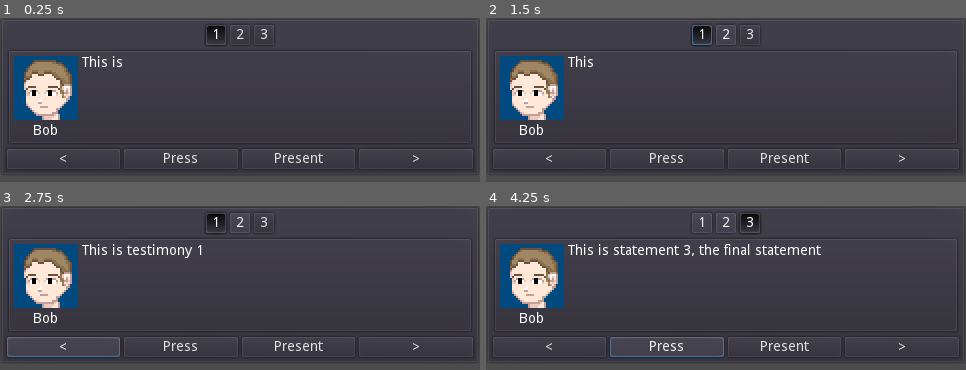
Above: before the commit, frames 1-4 (two rows, left to right).
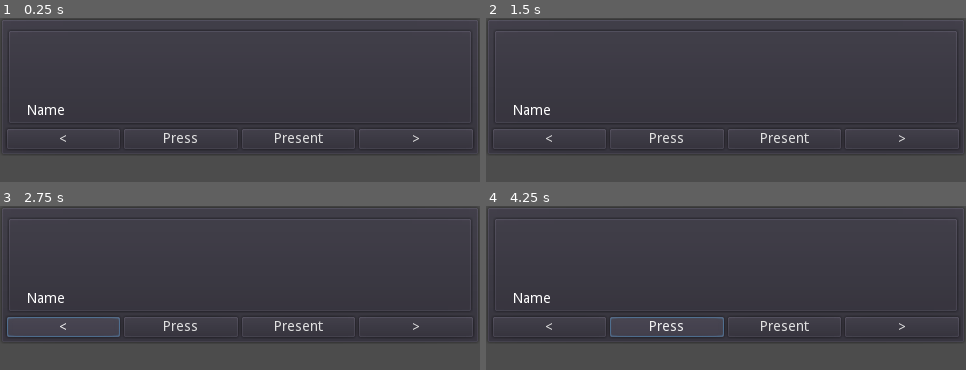
Above: after the commit, the same moments.

Repository: Crystalwarrior/chatgame
Game: Godot game, scene res://scenes/TestimonyContainer.tscn
The game is run twice, just before and just after one commit, with the same random seed, the same clock (stepped at 60 frames per second) and the same inputs. This scene is started directly instead of the project's main scene.
Inputs (mouse positions are in pixels of both pictures, inside the frame that each line leads up to):
- Up to frame 1 (0.25 s): no input
- Up to frame 2 (1.5 s): click (726, 34) at 0.5 s, where only the run before the commit has a clickable "2"; click (702, 34) at 1.25 s, where only the run before the commit has a clickable "1"
- Up to frame 3 (2.75 s): click "<" at 2 s
- Up to frame 4 (4.25 s): click (750, 222) at 2.75 s, where only the run before the commit has a clickable "3"; click "Press" at 3.5 s

The runs differ from the first frame. In frame 1, 10% of the frame differs, in the area x 1-99%, y 4-94%; in frame 2, 10%; in frame 3, 12%; in frame 4, 12%.

Commit message:
Implement functionality for TestimonyContainer. Skip empty dialogues (could be as a result of parsing all the functions and ending up with nothing) Fix functions w/o arguments being called resulting in errors (makes \testimony command viable) Add \testimony command that converts all of its attached slots to testimony statements, and initializes the TestimonyContainer. Add _on_press and _on_present signals, they do nothing but print slot they were pressed on atm. Add a \load_record[name] dialogue function, which will initialize the dialogue record by that name. Allows transitioning between dialog records for organization.
Add EvidenceContainer, does nothing atm but is a good template.

Diff:
--- /dev/null
+++ b/scenes/EvidenceContainer.tscn
@@ -0,0 +1,47 @@
+[gd_scene load_steps=2 format=2]
+
+[ext_resource path="res://icon.png" type="Texture" id=1]
+
+[node name="EvidenceContainer" type="PanelContainer"]
+anchor_right = 1.0
+anchor_bottom = 1.0
+__meta__ = {
+"_edit_use_anchors_": false
+}
+
+[node name="HBoxContainer" type="HBoxContainer" parent="."]
+margin_left = 7.0
+margin_top = 7.0
+margin_right = 473.0
+margin_bottom = 713.0
+__meta__ = {
+"_edit_use_anchors_": false
+}
+
+[node name="ItemList" type="ItemList" parent="HBoxContainer"]
+margin_right = 231.0
+margin_bottom = 706.0
+size_flags_horizontal = 3
+items = [ "Item 0", ExtResource( 1 ), false, "Item 1", null, false, "Item 2", null, false ]
+fixed_icon_size = Vector2( 32, 32 )
+
+[node name="Infobox" type="VBoxContainer" parent="HBoxContainer"]
+margin_left = 235.0
+margin_right = 466.0
+margin_bottom = 706.0
+size_flags_horizontal = 3
+
+[node name="Image" type="TextureRect" parent="HBoxContainer/Infobox"]
+margin_right = 231.0
+margin_bottom = 231.0
+rect_min_size = Vector2( 0, 231 )
+texture = ExtResource( 1 )
+expand = true
+stretch_mode = 6
+
+[node name="Description" type="RichTextLabel" parent="HBoxContainer/Infobox"]
+margin_top = 235.0
+margin_right = 231.0
+margin_bottom = 706.0
+size_flags_vertical = 3
+text = "Epic evidence description over here describing how useful and epic it is"
--- a/scenes/TestimonyContainer.tscn
+++ b/scenes/TestimonyContainer.tscn
@@ -69,4 +69,6 @@
 size_flags_horizontal = 3
 text = ">"
 [connection signal="pressed" from="VBoxContainer/Input/left" to="." method="_on_left_pressed"]
+[connection signal="pressed" from="VBoxContainer/Input/press" to="." method="_on_press_pressed"]
+[connection signal="pressed" from="VBoxContainer/Input/present" to="." method="_on_present_pressed"]
 [connection signal="pressed" from="VBoxContainer/Input/right" to="." method="_on_right_pressed"]
--- a/scripts/TestimonyContainer.gd
+++ b/scripts/TestimonyContainer.gd
@@ -14,19 +14,24 @@
 
 func _ready():
 	var avatar = load("res://avatars/guy.png")
-	add_statement("This is testimony 1", "Bob", avatar)
-	add_statement("This is statement 2", "Bob", avatar)
-	add_statement("This is statement 3, the final statement", "Bob", avatar)
-	play_statement(current_slot)
 
-func add_statement(dialog, speaker, avatar):
-	statements.append({"dialog": dialog, "speaker": speaker, "avatar": avatar})
+func add_statement(dialog, speaker, avatar, can_press=true, can_present=true):
+	statements.append(
+		{
+			"dialog": dialog, "speaker": speaker, "avatar": avatar,
+			"can_press": can_press, "can_present": can_present
+		}
+	)
 	_add_index_button()
 
 func play_statement(slot: int):
 	current_slot = slot
 	var statement = statements[current_slot]
-	chat.display_text(statement["dialog"], statement["speaker"], statement["avatar"])
+	chat.display_text(
+		statement["dialog"], statement["speaker"], statement["avatar"]
+	)
+	input_buttons.get_node("press").set_disabled(!statement["can_press"])
+	input_buttons.get_node("present").set_disabled(!statement["can_present"])
 	set_index_button(current_slot)
 
 func _on_left_pressed():
@@ -59,3 +64,17 @@
 	var option = index_buttons.get_child(slot)
 	option.set_pressed(true)
 	option.mouse_filter = MOUSE_FILTER_IGNORE
+
+func disable():
+	for button in input_buttons.get_children():
+		button.set_disabled(true)
+	for button in index_buttons.get_children():
+		button.set_disabled(true)
+
+
+func _on_press_pressed():
+	emit_signal("press", current_slot)
+
+
+func _on_present_pressed():
+	emit_signal("present", current_slot)
--- a/scripts/dialog_player.gd
+++ b/scripts/dialog_player.gd
@@ -3,6 +3,7 @@
 onready var _chatline = preload("res://scenes/Chatline.tscn")
 onready var _choice_container = preload("res://scenes/ChoiceContainer.tscn")
 onready var _input_container = preload("res://scenes/InputContainer.tscn")
+onready var _testimony_container = preload("res://scenes/TestimonyContainer.tscn")
 onready var _box = $ScrollContainer/VBoxContainer
 onready var _scrollcontainer = $ScrollContainer
 onready var _scrollbar = $ScrollContainer.get_v_scrollbar()
@@ -57,7 +58,7 @@
 func play_dialog(record_name : String):
 	_playing_dialog = true
 	_did = _Story_Reader.get_did_via_record_name(record_name)
-	_nid = 1#_Story_Reader.get_nid_via_exact_text(_did, "<start>")
+	_nid = 1
 	_play_node()
 
 # Private Methods
@@ -102,8 +103,7 @@
 			if end_index == -1:
 				#if this is end of string, it will return -1 anyway
 				end_index = text.substr(start_index).find(" ")
-
-		var extract = text.substr(start_index+1, end_index-1)
+		var extract = text.substr(start_index+1, max(-1, end_index-1))
 		var method = _parse_call(extract)
 		assert(has_method("_diag_%s" % method[0]))
 		callv("_diag_%s" % method[0], method[1])
@@ -134,6 +134,8 @@
 	raw_text = _inject_variables(raw_text)
 	raw_text = _parse_methods(raw_text)
 	var dialog = raw_text
+	if dialog.empty(): # There's nothing to display.
+		return
 	var speaker = ""
 	var colon = raw_text.find(":")
 	if colon != -1:
@@ -184,6 +186,12 @@
 	_next_button.disabled = false
 	_next_button.text = "Next"
 
+func _on_press(slot: int):
+	print("Pressing %s" % slot)
+
+func _on_present(slot: int):
+	print("Presenting %s" % slot)
+
 func _diag_question(question: String):
 	print("We have to ask question '%s'" % question)
 	if _pending_method[0] != "_compose_questions_list":
@@ -202,3 +210,27 @@
 	_next_button.disabled = true
 	_next_button.text = "Enter Your Text"
 	_pending_method = ["_initialize_input", [type, entry]]
+
+func _diag_testimony():
+	_next_button.disabled = true
+	_next_button.text = "Testimony"
+	_current_instance = _testimony_container.instance()
+	_current_instance.connect("press", self, "_on_press")
+	_current_instance.connect("present", self, "_on_present")
+	_box.add_child(_current_instance)
+	yield(get_tree(), "idle_frame")
+	_scrollcontainer.scroll_vertical = _scrollbar.max_value
+	for slot in _Story_Reader.get_slots(_did, _nid):
+		var raw_text = _Story_Reader.get_text(_did, _Story_Reader.get_nid_from_slot(_did, _nid, slot))
+		raw_text = _inject_variables(raw_text)
+		var dialog = raw_text
+		var speaker = ""
+		var colon = raw_text.find(":")
+		if colon != -1:
+			speaker = raw_text.substr(0, colon).strip_edges()
+			dialog = raw_text.substr(colon+1).strip_edges()
+		_current_instance.add_statement(dialog, speaker, load("res://avatars/guy.png"))
+	_current_instance.play_statement(0)
+
+func _diag_load_record(record_name: String):
+	play_dialog(record_name)
--- a/stories/main_story.tres
+++ b/stories/main_story.tres
@@ -11,7 +11,7 @@
 }
 story = {
 1: {
-"available_nid": [ 9 ],
+"available_nid": [  ],
 "groups": [  ],
 "human_readable_description": "The intro to this weird ass test game",
 "name": "prologue/intro",
@@ -95,42 +95,71 @@
 8: {
 "graph_offset": Vector2( 2300, -300 ),
 "links": {
-
-},
-"rect_size": Vector2( 324, 137 ),
-"slot_amount": 1,
-"text": "Either way... The hour of judgement is upon you. Steel yourself.",
+0: 9
+},
+"rect_size": Vector2( 324, 137 ),
+"slot_amount": 1,
+"text": "Either way... The hour of judgement is upon you. Begin testimony!",
+"type": "line"
+},
+9: {
+"graph_offset": Vector2( 2780, -300 ),
+"links": {
+
+},
+"rect_size": Vector2( 324, 137 ),
+"slot_amount": 1,
+"text": "\\load_record[prologue/testimony]",
 "type": "line"
 }
 }
 },
 2: {
-"available_nid": [ 2, 3, 13 ],
+"available_nid": [ 13 ],
 "groups": [  ],
 "human_readable_description": "Testimony container for the prologue.",
 "name": "prologue/testimony",
 "nodes": {
 1: {
-"graph_offset": Vector2( 60, -200 ),
-"links": {
-0: 4,
-1: 6,
-2: 5
-},
-"rect_size": Vector2( 441, 177 ),
+"graph_offset": Vector2( -440, -80 ),
+"links": {
+0: 2,
+1: 3,
+2: 4
+},
+"rect_size": Vector2( 441, 150 ),
 "slot_amount": 3,
-"text": "???: This is the first statement.",
+"text": "\\testimony",
+"type": "line"
+},
+2: {
+"graph_offset": Vector2( 80, -200 ),
+"links": {
+
+},
+"rect_size": Vector2( 324, 137 ),
+"slot_amount": 1,
+"text": "This is the first statement.",
+"type": "line"
+},
+3: {
+"graph_offset": Vector2( 80, -40 ),
+"links": {
+
+},
+"rect_size": Vector2( 324, 137 ),
+"slot_amount": 1,
+"text": "This is the second statement.",
 "type": "line"
 },
 4: {
-"graph_offset": Vector2( 60, 220 ),
-"links": {
-1: 6,
-2: 11
-},
-"rect_size": Vector2( 324, 137 ),
-"slot_amount": 3,
-"text": "This is the last statement.",
+"graph_offset": Vector2( 80, 120 ),
+"links": {
+
+},
+"rect_size": Vector2( 324, 137 ),
+"slot_amount": 1,
+"text": "This is the third statement.",
 "type": "line"
 },
 5: {
--- a/stories/main_story_baked.tres
+++ b/stories/main_story_baked.tres
@@ -58,9 +58,15 @@
 },
 8: {
 "links": {
+0: 9
+},
+"text": "Either way... The hour of judgement is upon you. Begin testimony!"
+},
+9: {
+"links": {
 
 },
-"text": "Either way... The hour of judgement is upon you. Steel yourself."
+"text": "\\load_record[prologue/testimony]"
 }
 }
 },
@@ -68,18 +74,29 @@
 "nodes": {
 1: {
 "links": {
-0: 4,
-1: 6,
-2: 5
+0: 2,
+1: 3,
+2: 4
 },
-"text": "???: This is the first statement."
+"text": "\\testimony"
+},
+2: {
+"links": {
+
+},
+"text": "This is the first statement."
+},
+3: {
+"links": {
+
+},
+"text": "This is the second statement."
 },
 4: {
 "links": {
-1: 6,
-2: 11
+
 },
-"text": "This is the last statement."
+"text": "This is the third statement."
 },
 5: {
 "links": {
